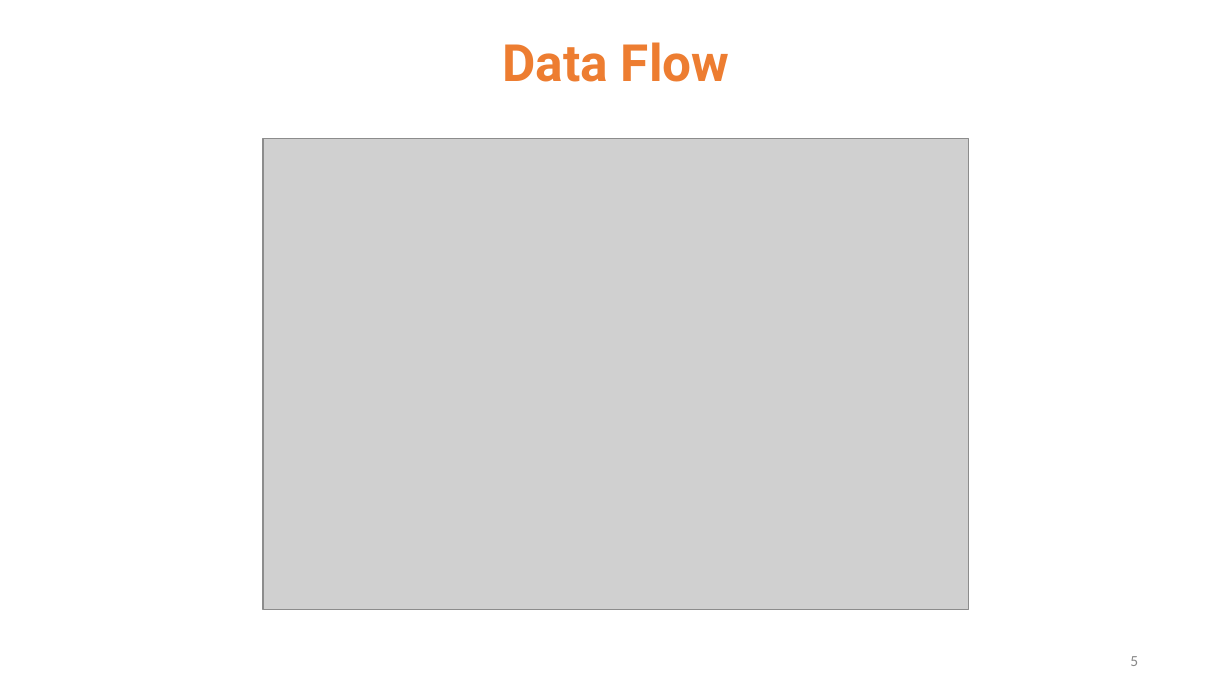
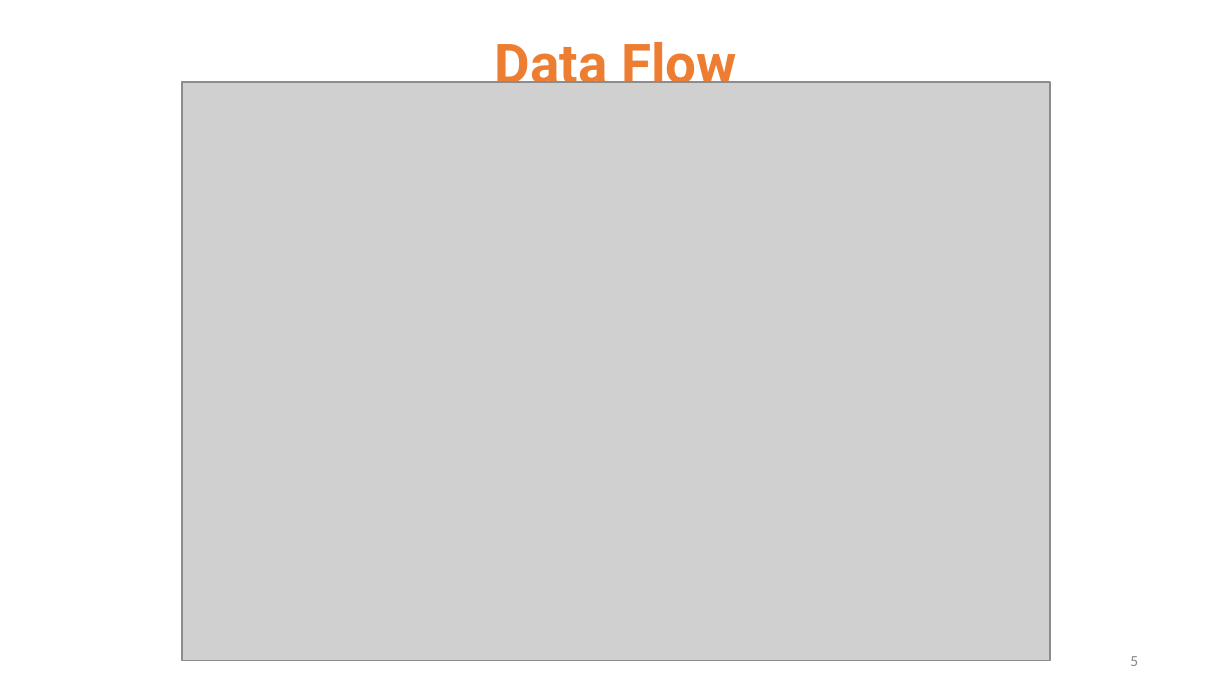
Before and after one commit to 112550039/CS_Project_ns3, a slide deck: slide 5 of docs/專題期末報告.pptx. Drawn at 1232x693 pixels with LibreOffice and Linux fonts; fonts in the diff are those of the drawing; grey boxes stand for pictures. Boxes give left, top, right and bottom in pixels: in the first picture for what was removed or moved away, otherwise in the second. Text is boxed around its words. In the diff, an @@ line names an element or a change of style, - is before the commit and + after.

```diff
--- a/docs/專題期末報告.pptx
+++ b/docs/專題期末報告.pptx
@@ title "Data Flow" at bbox=[495, 33, 737, 83]: size 30 to 32 pt @@
@@ picture: place and size @@
-picture at bbox=[264, 139, 970, 610]
+picture at bbox=[182, 83, 1051, 662]
```
Also in this commit, not shown: 7 other slides changed, 1 slide added, 1 slide removed.
